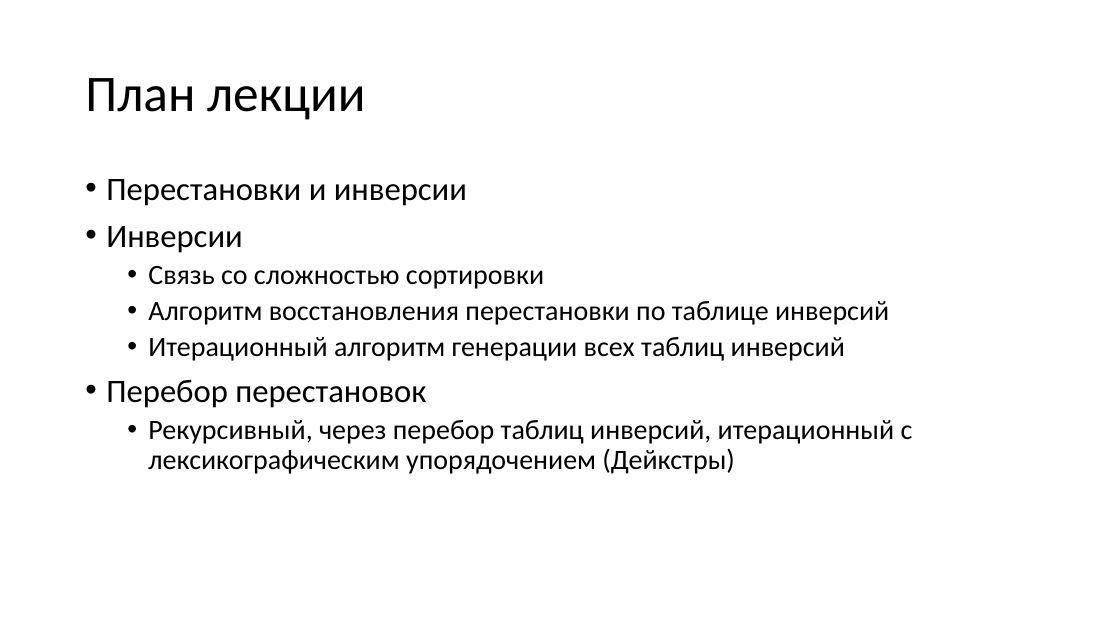
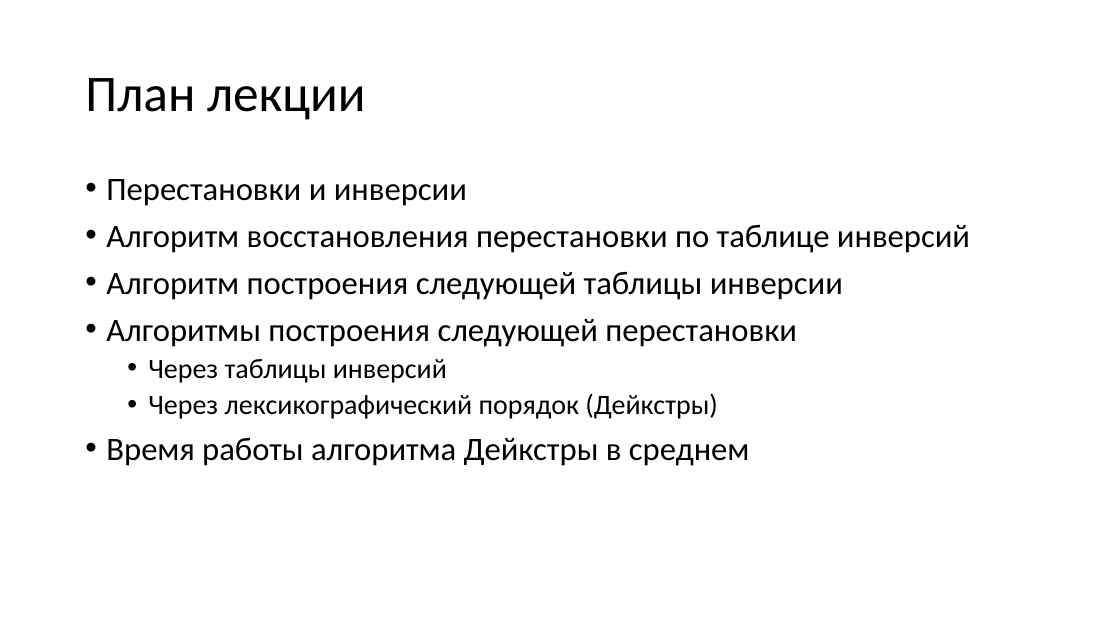
Before and after one commit to Evgueni-Petrov-aka-espetrov/Algorithms-and-Programming-in-C-pptx, a slide deck: slide 2 of 23 Перестановки.pptx. Drawn at 1120x630 pixels with LibreOffice and Linux fonts; fonts in the diff are those of the drawing. Boxes give left, top, right and bottom in pixels: in the first picture for what was removed or moved away, otherwise in the second. Text is boxed around its words. In the diff, an @@ line names an element or a change of style, - is before the commit and + after.

Commit message:
уточнил формулировки; добавил оценку сложности алгоритма Дейкстры в среднем

```diff
--- a/23 Перестановки.pptx
+++ b/23 Перестановки.pptx
@@ text at (x1=106, y1=226, x2=544, y2=289): paragraphs removed @@
-• Инверсии
-  • Связь со сложностью сортировки
@@ text at (x1=106, y1=224, x2=970, y2=253): size 24 to 28 pt in "Алгоритм восстановления перестановки по таблице инверсий"; list level 2 to 1 in "Алгоритм восстановления перестановки по таблице ..." @@
@@ text at (x1=106, y1=271, x2=843, y2=466): text changed; size 24 to 28 pt @@
-  • Итерационный алгоритм генерации всех таблиц инверсий
-• Перебор перестановок
-  • Рекурсивный, через перебор таблиц инверсий, итерационный с лексикографическим упорядочением (Дейкстры)
+• Алгоритм построения следующей таблицы инверсии
+• Алгоритмы построения следующей перестановки
+  • Через таблицы инверсий
+  • Через лексикографический порядок (Дейкстры)
+• Время работы алгоритма Дейкстры в среднем
```
Also in this commit, not shown: 19 other slides changed, 1 slide added.
